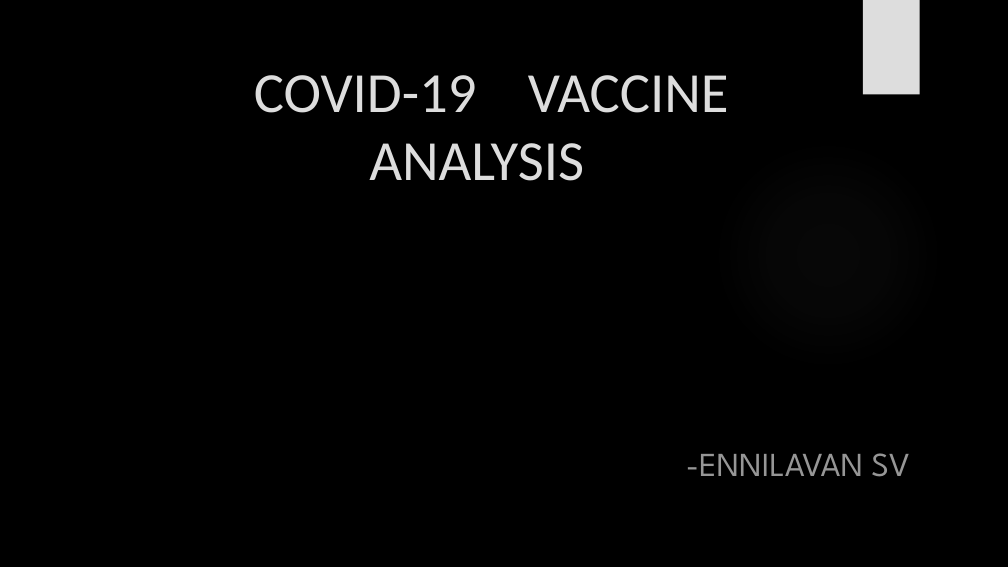
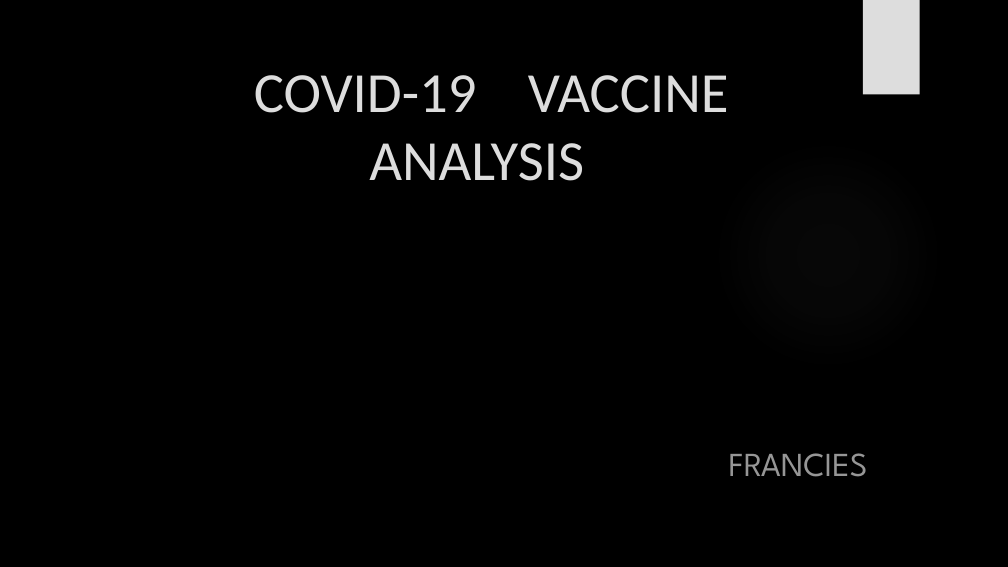
Before and after one commit to Franciesss/IBM_PROJECT, a slide deck: slide 1 of ADS-PHASE2.pptx. Drawn at 1008x567 pixels with LibreOffice and Linux fonts; fonts in the diff are those of the drawing; background and template pictures are left out. Boxes give left, top, right and bottom in pixels: in the first picture for what was removed or moved away, otherwise in the second. Text is boxed around its words. In the diff, an @@ line names an element or a change of style, - is before the commit and + after.

```diff
--- a/ADS-PHASE2.pptx
+++ b/ADS-PHASE2.pptx
@@ text at (x1=729, y1=453, x2=868, y2=477): text changed @@
--ENNILAVAN SV
+FRANCIES
```
